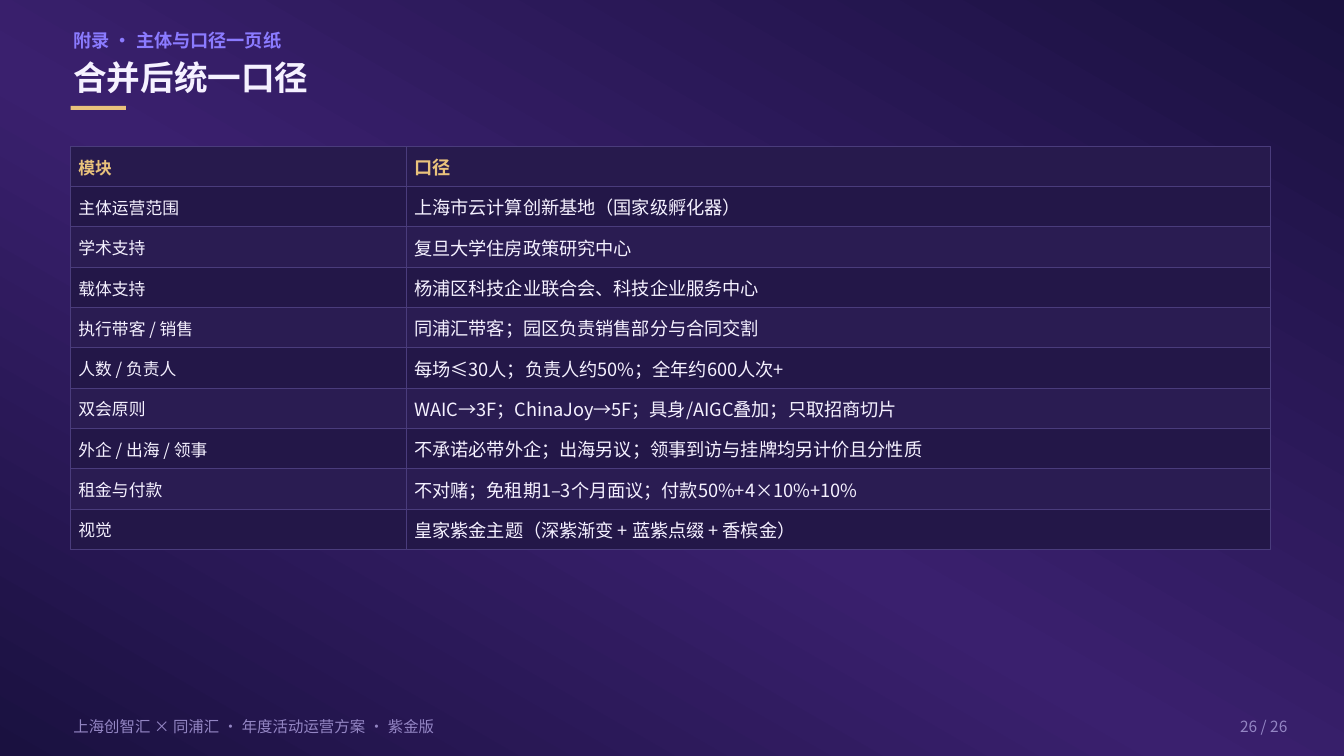
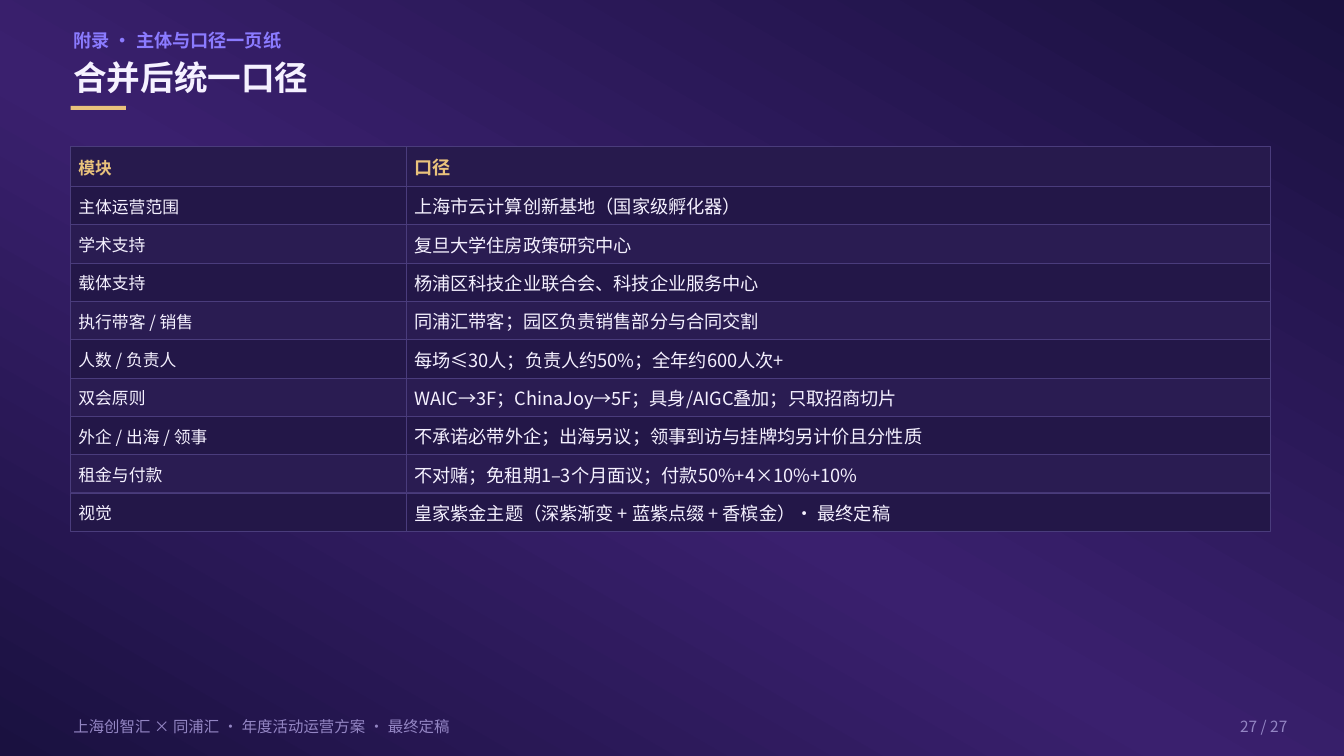
Before and after one commit to hujigang2010-maker/AIDEN, a slide deck: slide 27 of proposal/chuangzhihui-30-events-waic-cj-fuse.pptx (slide 26 before the commit). Drawn at 1344x756 pixels with LibreOffice and Linux fonts; fonts in the diff are those of the drawing. Boxes give left, top, right and bottom in pixels: in the first picture for what was removed or moved away, otherwise in the second. Text is boxed around its words. In the diff, an @@ line names an element or a change of style, - is before the commit and + after.

```diff
--- a/proposal/chuangzhihui-30-events-waic-cj-fuse.pptx
+++ b/proposal/chuangzhihui-30-events-waic-cj-fuse.pptx
@@ rectangle: place and size @@
-rectangle at bbox=[71, 227, 406, 267]
+rectangle at bbox=[71, 225, 406, 263]
@@ rectangle: place and size @@
-rectangle at bbox=[406, 227, 1270, 267]
+rectangle at bbox=[406, 225, 1270, 263]
@@ 4 texts, 4 rectangles: place and size @@
-4 texts, 4 rectangles at bbox=[71, 267, 1270, 348]
+4 texts, 4 rectangles at bbox=[71, 263, 1270, 340]
@@ 4 texts, 4 rectangles: place and size @@
-4 texts, 4 rectangles at bbox=[71, 348, 1270, 429]
+4 texts, 4 rectangles at bbox=[71, 340, 1270, 416]
@@ 6 rectangles, 5 texts: place and size @@
-6 rectangles, 5 texts at bbox=[71, 429, 1270, 549]
+6 rectangles, 5 texts at bbox=[71, 416, 1270, 531]
@@ text at bbox=[414, 504, 891, 522]: text changed @@
-皇家紫金主题（深紫渐变 + 蓝紫点缀 + 香槟金）
+皇家紫金主题（深紫渐变 + 蓝紫点缀 + 香槟金）· 最终定稿
@@ text at bbox=[73, 719, 450, 733]: text changed @@
-上海创智汇 × 同浦汇 · 年度活动运营方案 · 紫金版
+上海创智汇 × 同浦汇 · 年度活动运营方案 · 最终定稿
@@ text at bbox=[1240, 721, 1287, 732]: text changed @@
-26 / 26
+27 / 27
```
Also in this commit, not shown: 25 other slides changed, 1 slide added, 17 other files.
